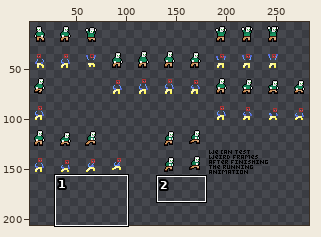
Pixel-art file -- Assets/Aseprite Files/Spritesheets/TypeTwoSpritesheet.aseprite. The picture above shows the old version from afar; the outline marks the close-up.
Close-up. Old version:
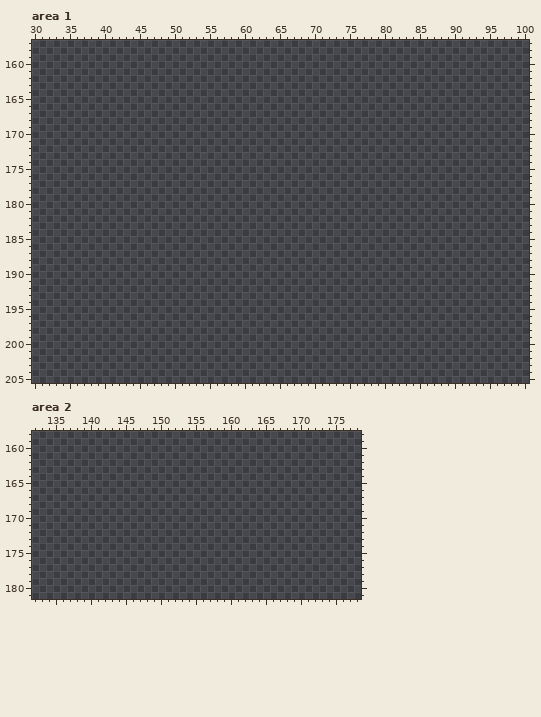
286x260 pixels, 1 frame. Shown: area 1: x 30..100, y 157..205; area 2: x 132..178, y 158..181. The wide view leaves out empty margins.
The same view after the edit:
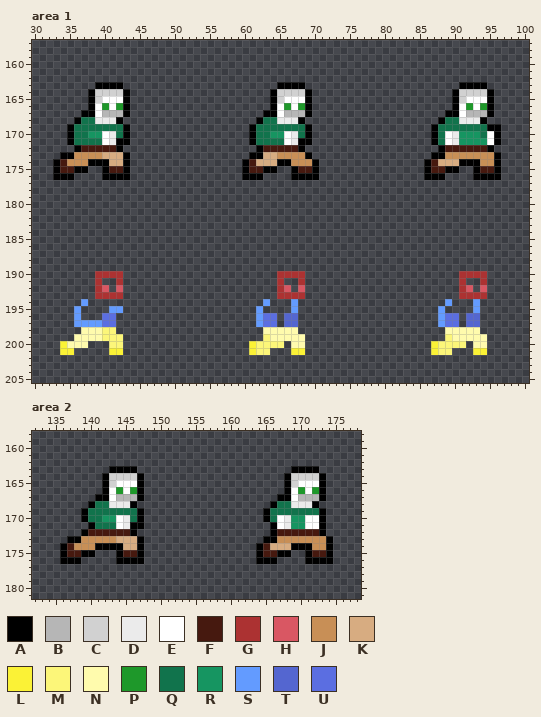
Palette (. is transparent): A #000000  B #b6b6b6  C #d1d1d1  D #ebebeb  E #ffffff  F #46190f  G #ac3232  H #d95763  J #c88f56  K #d7ac81  L #fbf236  M #fcf679  N #fffbad  P #1e982a  Q #11734c  R #169561  S #639bff  T #5466d0  U #5b6ee1
Diff:
Area 1, layers "Sprite", "Testing":
y 163: x 39..42 .... -> AAAA; x 65..68 .... -> AAAA; x 91..94 .... -> AAAA
y 164: x 38..43 ...... -> ACCCCA; x 64..69 ...... -> ACCCCA; x 90..95 ...... -> ACCCCA
y 165: x 38..43 ...... -> ACEEEA; x 64..69 ...... -> ACEEEA; x 90..95 ...... -> ACEEEA
y 166: x 38..43 ...... -> AEPEPA; x 64..69 ...... -> AEPEPA; x 90..95 ...... -> AEPEPA
y 167: x 37..43 ....... -> AAEBBBA; x 63..69 ....... -> AAEBBBA; x 89..95 ....... -> AAEBBBA
y 168: x 36..42 ....... -> AQQDDDA; x 62..68 ....... -> AQQDDDA; x 88..94 ....... -> AQQDDDA
y 169: x 35..43 ......... -> AQQQQQQQA; x 61..69 ......... -> AQQQQQQQA; x 87..96 .......... -> AQQQQQQQAA
y 170: x 35..43 ......... -> AQQRREDQA; x 61..69 ......... -> AQQRREDQA; x 87..96 .......... -> AQEDRRRQEA
y 171: x 35..43 ......... -> AQQQQEDAA; x 61..69 ......... -> AQQQQEDAA; x 87..96 .......... -> AQEDRRRREA
y 172: x 36..42 ....... -> AFFFFFA; x 62..68 ....... -> AFFFFFA; x 88..95 ........ -> AFFFFFFA
y 173: x 34..43 .......... -> AAJJJJKKKA; x 61..69 ......... -> AAKKJJJJA; x 87..96 .......... -> AAJJJJJJJA
y 174: x 33..43 ........... -> AFJJJAAAKKA; x 60..70 ........... -> AFKKKAAJJJA; x 86..96 ........... -> AFKKKAAAJJA
y 175: x 33..37 ..... -> AFFAA; x 40..43 .... -> AFFA; x 60..64 ..... -> AFFAA; x 67..70 .... -> AFFA; x 86..90 ..... -> AFFAA; x 93..96 .... -> AFFA
y 176: x 33..35 ... -> AAA; x 40..43 .... -> AAAA; x 60..62 ... -> AAA; x 67..70 .... -> AAAA; x 86..88 ... -> AAA; x 93..96 .... -> AAAA
y 190: x 39..42 .... -> GGGG; x 65..68 .... -> GGGG; x 91..94 .... -> GGGG
y 191: x 39 . -> G; x 42 . -> G; x 65 . -> G; x 68 . -> G; x 91 . -> G; x 94 . -> G
y 192: x 39..40 .. -> GH; x 42 . -> H; x 65..66 .. -> GH; x 68 . -> H; x 91..92 .. -> GH; x 94 . -> H
y 193: x 39..42 .... -> GGGG; x 65..68 .... -> GGGG; x 91..94 .... -> GGGG
y 194: x 37 . -> S; x 63 . -> S; x 67 . -> S; x 89 . -> S; x 93 . -> S
y 195: x 36 . -> S; x 41..42 .. -> SS; x 62 . -> S; x 67 . -> S; x 88 . -> S; x 93 . -> S
y 196: x 36 . -> S; x 40..41 .. -> UU; x 62..64 ... -> SUU; x 66..67 .. -> TT; x 88..90 ... -> SUU; x 92..93 .. -> TT
y 197: x 36..41 ...... -> SSSSUU; x 62..64 ... -> SUU; x 66..67 .. -> TT; x 88..90 ... -> SUU; x 92..93 .. -> TT
y 198: x 37..41 ..... -> NNNMM; x 63..67 ..... -> NNNNN; x 89..93 ..... -> NNNNN
y 199: x 36..42 ....... -> NNNNMMM; x 63..68 ...... -> MNNNNN; x 89..94 ...... -> MNNNNN
y 200: x 34..37 .... -> LNNN; x 41..42 .. -> MM; x 61..65 ..... -> LMMMM; x 67..68 .. -> NN; x 87..91 ..... -> LMMMM; x 93..94 .. -> NN
y 201: x 34..35 .. -> LL; x 41..42 .. -> LL; x 61..63 ... -> LMM; x 67..68 .. -> LL; x 87..89 ... -> LMM; x 93..94 .. -> LL
Area 2, layer "Sprite":
y 163: x 143..146 .... -> AAAA; x 169..172 .... -> AAAA
y 164: x 142..147 ...... -> ACCCCA; x 168..173 ...... -> ACCCCA
y 165: x 142..147 ...... -> ACEEEA; x 168..173 ...... -> ACEEEA
y 166: x 142..147 ...... -> AEPEPA; x 168..173 ...... -> AEPEPA
y 167: x 141..147 ....... -> AAEBBBA; x 167..173 ....... -> AAEBBBA
y 168: x 140..146 ....... -> AQQDDDA; x 166..172 ....... -> AQQDDDA
y 169: x 139..147 ......... -> AQQQQQQQA; x 165..173 ......... -> AQQQQQQQA
y 170: x 139..147 ......... -> AQQRREDQA; x 165..173 ......... -> AQEDRREEA
y 171: x 140..147 ........ -> AQQQEDAA; x 166..173 ........ -> AEDRREEA
y 172: x 139..146 ........ -> AFFFFFFA; x 166..173 ........ -> AFFFFFFA
y 173: x 137..147 ........... -> AAJJJJJKKKA; x 165..174 .......... -> AAJJJJJJJA
y 174: x 136..147 ............ -> AFJJJAAAAKKA; x 164..174 ........... -> AFKKKAAAJJA
y 175: x 136..140 ..... -> AFFAA; x 144..147 .... -> AFFA; x 164..168 ..... -> AFFAA; x 171..174 .... -> AFFA
y 176: x 136..138 ... -> AAA; x 144..147 .... -> AAAA; x 164..166 ... -> AAA; x 171..174 .... -> AAAA
Pixel boxes of the changes (left, top, right, bottom) in both close-ups:
added: (53, 82, 130, 180)
added: (242, 82, 319, 180)
added: (424, 82, 501, 180)
added: (60, 271, 123, 355)
added: (249, 271, 305, 355)
added: (431, 271, 487, 355)
added: (60, 466, 144, 564)
added: (256, 466, 333, 564)
